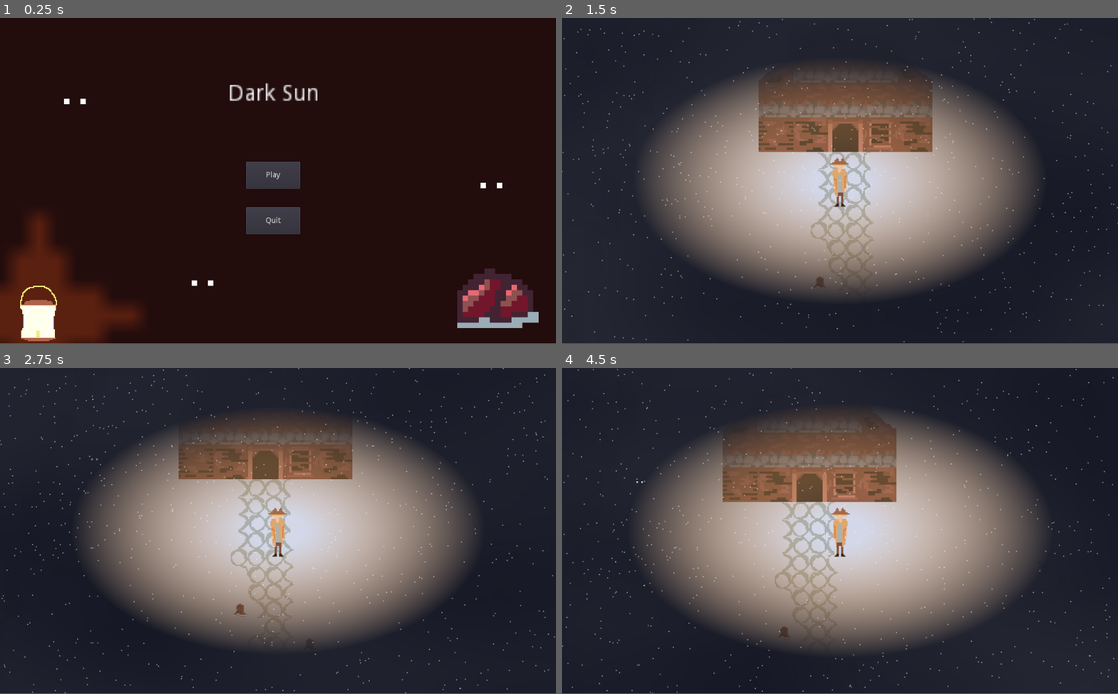
Above: before the commit, frames 1-4 (two rows, left to right).
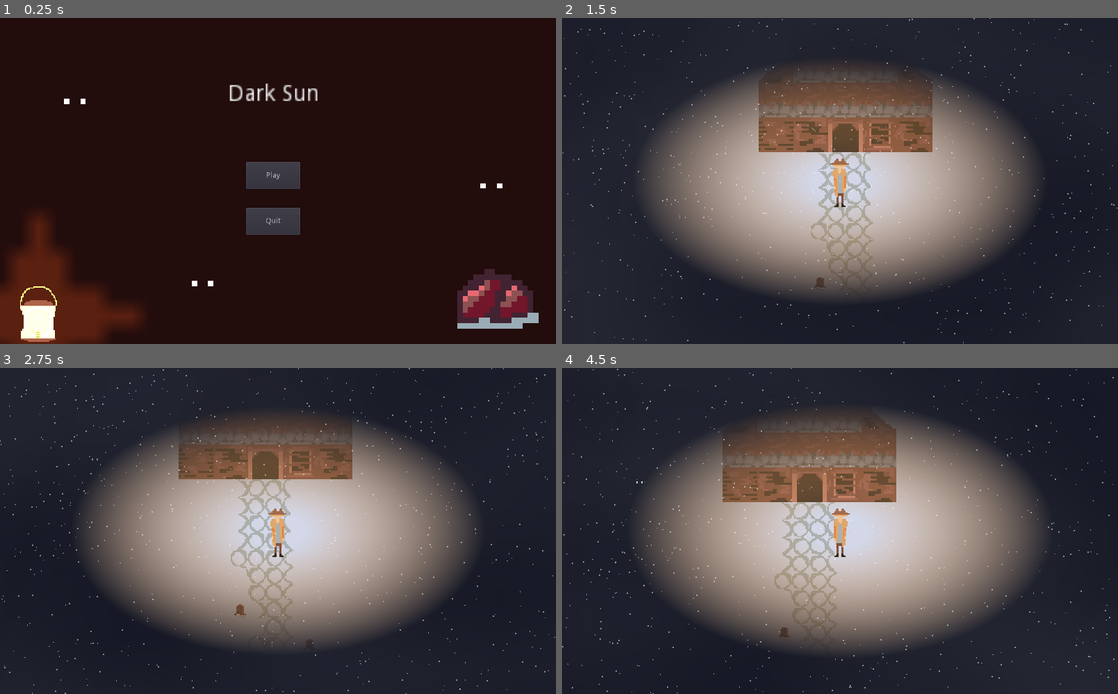
Above: after the commit, the same moments.

Repository: mdisko/InconspicuousDog
Game: Godot game, scene res://MainMenu.tscn
Two runs of this game, one before a commit and one after it. Both use one fixed random seed, a clock stepped at 60 frames per second and the inputs below.
Inputs (mouse positions are in pixels of both pictures, inside the frame that each line leads up to):
- Up to frame 1 (0.25 s): no input
- Up to frame 2 (1.5 s): click "Play" at 0.5 s; move the mouse to (962, 164) at 1.27 s; press the mouse at (962, 164) at 1.28 s; hold D (right) from 1.28 s (still down)
- Up to frame 3 (2.75 s): move the mouse to (166, 547) at 2.02 s; release D (right) at 2.03 s; release the mouse at (166, 547) at 2.03 s; hold S (down) from 2.03 s (still down); click (166, 547) at 2.1 s
- Up to frame 4 (4.5 s): move the mouse to (895, 459) at 2.77 s; release S (down) at 2.78 s; press the mouse at (895, 459) at 2.78 s; hold D (right) 2.78-3.53 s; move the mouse to (812, 596) at 3.52 s; release the mouse at (812, 596) at 3.53 s; hold W (up) 3.53-4.28 s; click (812, 596) at 3.6 s; move the mouse to (1006, 579) at 4.27 s; press the mouse at (1006, 579) at 4.28 s; hold A (left) from 4.28 s (still down)
In our replay, the window is 800x468 before the commit and 800x469 after it. These sizes can differ from the game's own. Grey fills any space a smaller window leaves; there, only what the larger window draws over its background counts as a difference.

The runs differ from the first frame. In frame 1, 0.5% of the frame differs, in the area x 0-97%, y 19-100%; in frame 2, 0.9%; in frame 3, 0.9%; in frame 4, 1.0%, in the area x 0-100%, y 0-100%.

Commit message:
Full

Diff:
--- a/project.godot
+++ b/project.godot
@@ -17,6 +17,11 @@
 [autoload]
 
 Global="*res://Global.gd"
+
+[display]
+
+window/size/fullscreen=true
+window/stretch/mode="2d"
 
 [gui]
 
Not shown, added: Screen.PNG.import
